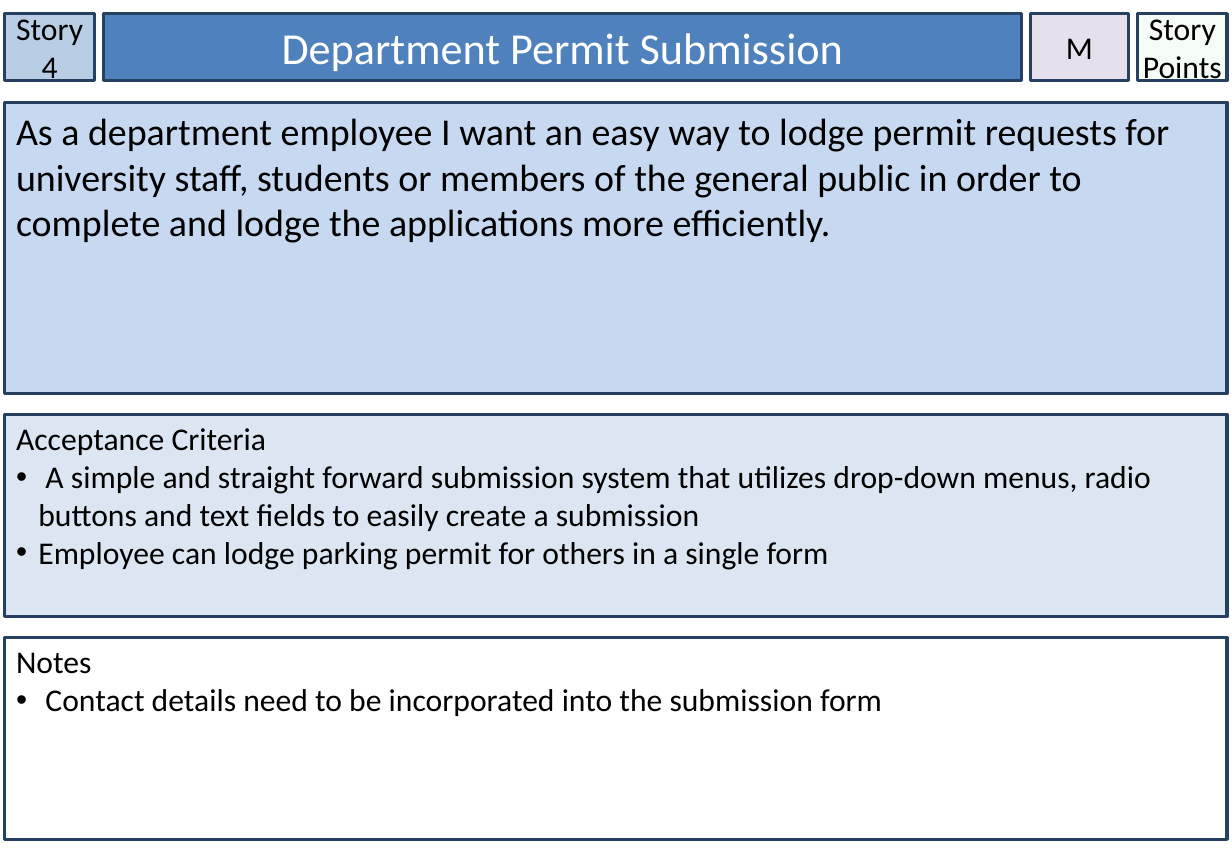
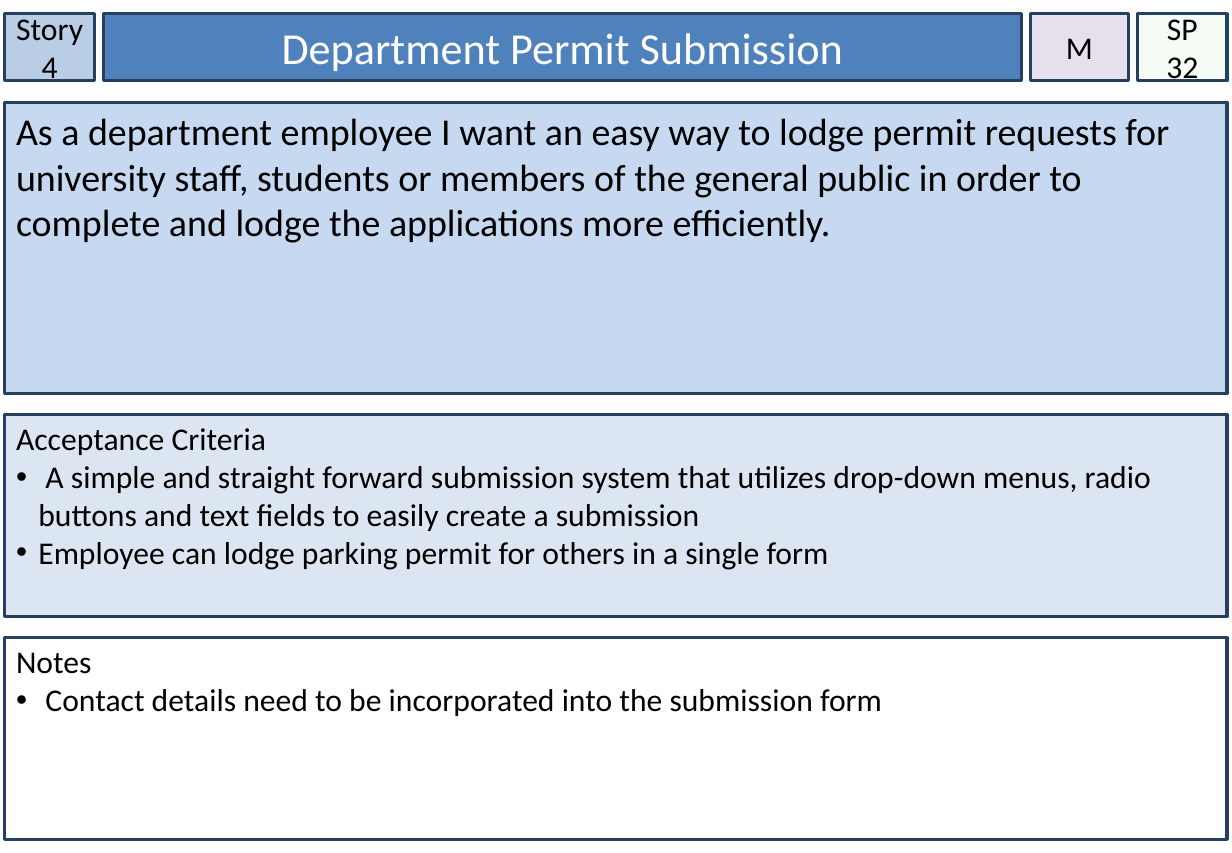
Before and after one commit to knich17/ParkingPermits, a slide deck: slide 5 of Assessment/Story Cards.pptx. Drawn at 1232x853 pixels with LibreOffice and Linux fonts; fonts in the diff are those of the drawing. Boxes give left, top, right and bottom in pixels: in the first picture for what was removed or moved away, otherwise in the second. Text is boxed around its words. In the diff, an @@ line names an element or a change of style, - is before the commit and + after.

Commit message:
Added and refined story points and identified releases

```diff
--- a/Assessment/Story Cards.pptx
+++ b/Assessment/Story Cards.pptx
@@ text in rectangle at [1166,14,1198,82]: text changed @@
-Story Points
+SP
+32
```
Also in this commit, not shown: 6 other slides changed, 1 other file.
